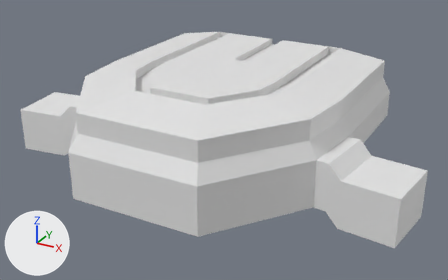
Two versions of the FBX model rubens-psx-engine/Content/Assets/models/level/bridge.fbx, one commit apart.
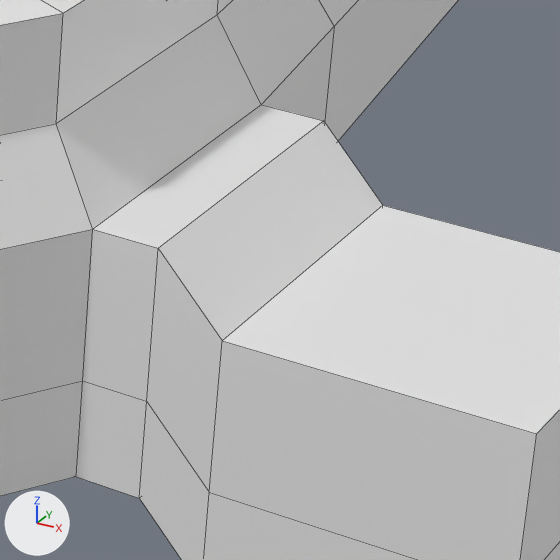
The first picture shows the older version from a 50 mm lens placed at (16.0, -27.2, 14.0), pointed at (0.6, 0.7, 0.0). The close-ups show both versions on the part from 67% to 91% of the width and 42% to 80% of the height of that picture; other places that the commit changed are outside them. Arrows for +X, +Y and +Z are at lower left; the lights stay in place. The close-ups show mesh edges as thin lines.

Objects in the first close-up: 'bridge'.
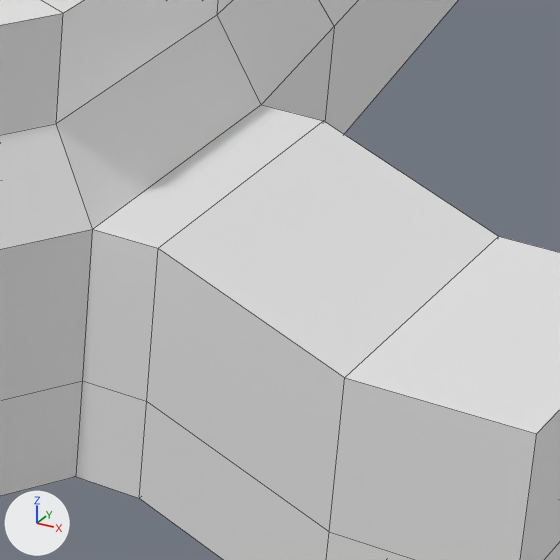
What differs and where, as boxes [x1, y1, x2, y2] in the close-ups (560 x 560 px; the box of a moved part takes in the faces that stretch with it):
part 1 of me_plane_014, moved or reshaped: [140, 121, 560, 560] in both

The change, as a list of edits to the scene's bpy script:
```text
Change me_plane_014:
    where me_plane_014.from_pydata(...)  # 204 vertices, 196 faces; spans x -11.7..11.7, y -7.1..9.0, z -1.7..3.8
    used by ob_bridge; location = (0.0, 0.0, 0.0)
    before: 41 (8.9, 1.0, -0.7), 42 (8.9, 1.0, -1.7), 43 (8.5, -2.4, -1.7), 44 (8.5, -2.4, -0.7) at pixel (209, 492), 45 (8.9, 1.0, 0.8) at pixel (382, 205)
    before: 46 (8.5, -2.4, 0.8) at pixel (222, 340)
    me_plane_014 part 1
    add for i in [*range(41, 47)]: me_plane_014.vertices[i].co += Vector((1.1, -0.2, 0.0))
```
